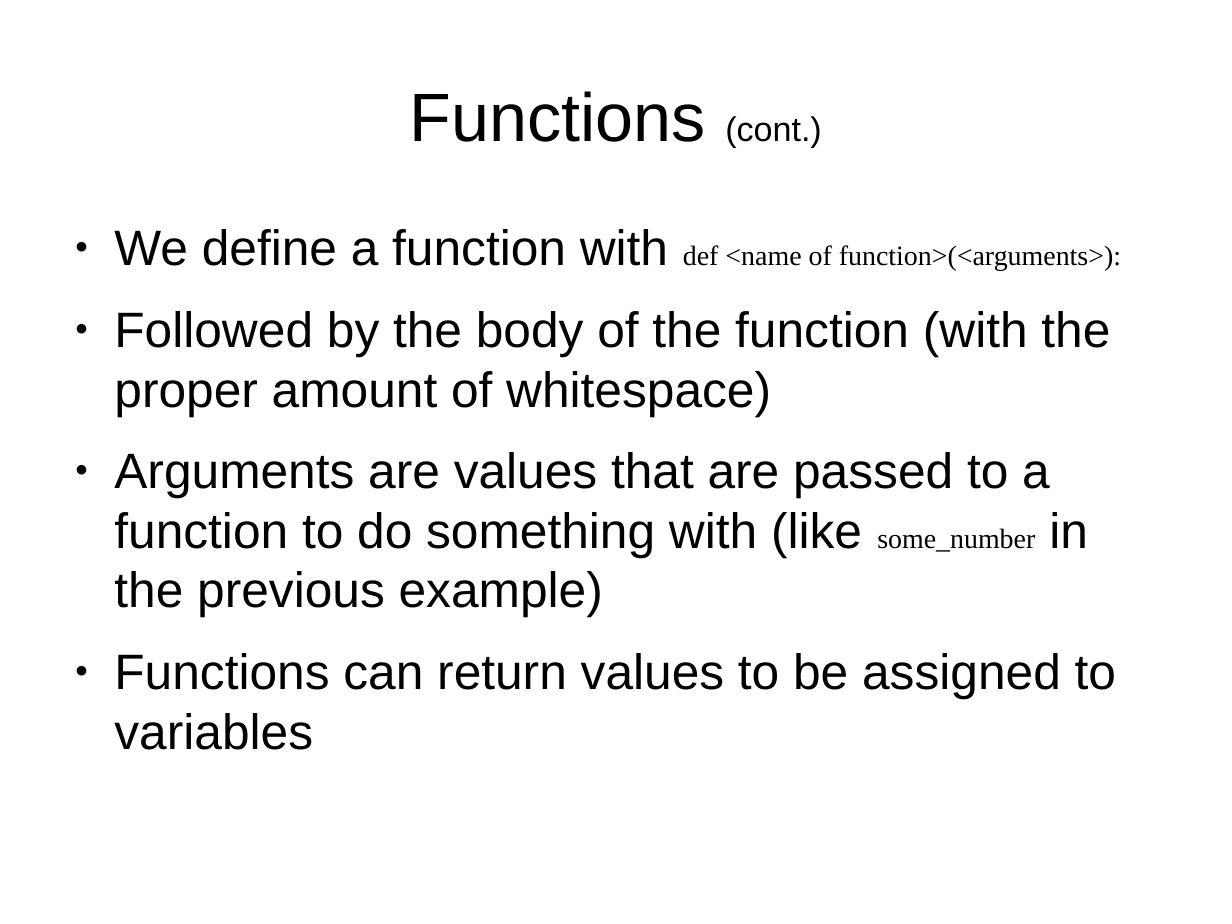
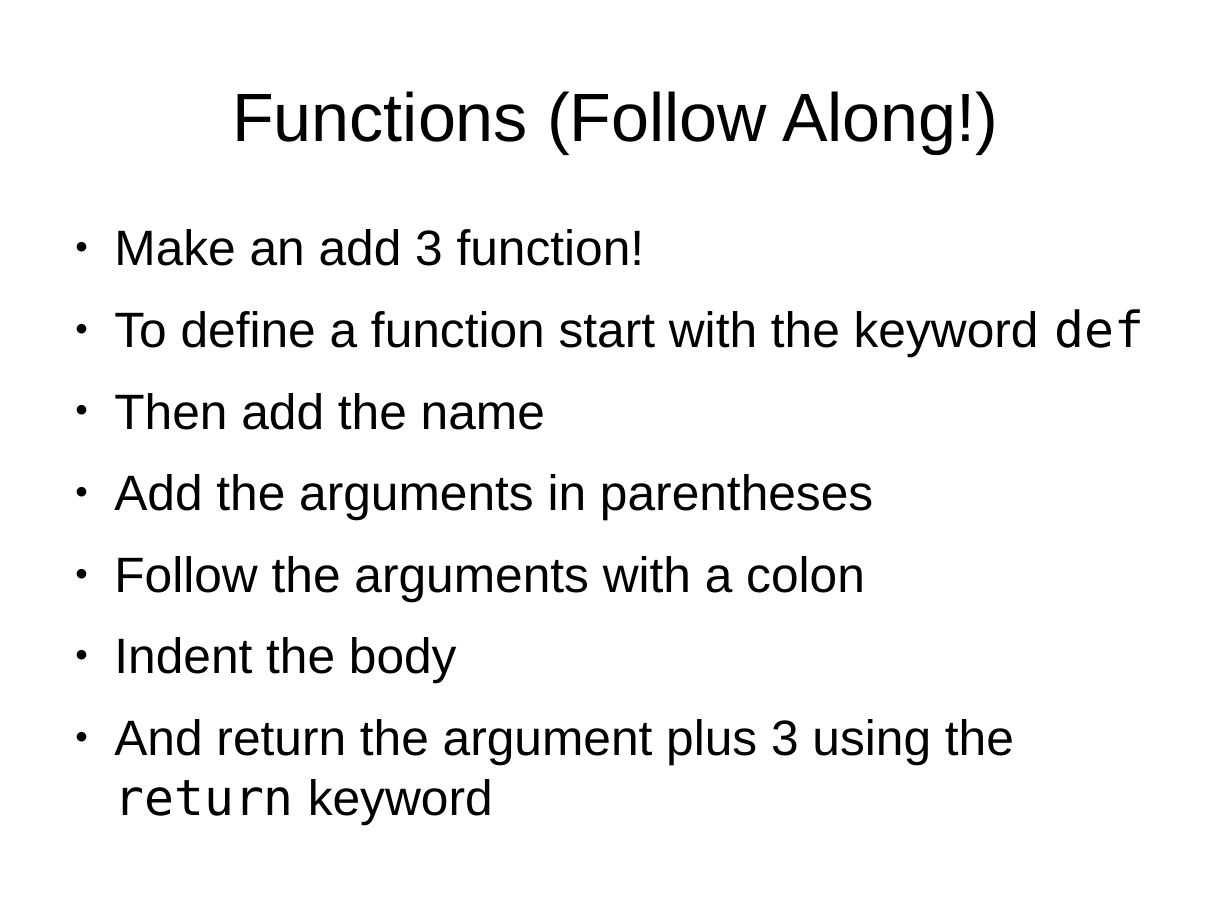
Before and after one commit to bradfordbarr/HacDC-Intro-to-Programming, a slide deck: slide 4 of class_2/class_2.odp. Drawn at 1232x924 pixels with LibreOffice and Linux fonts; fonts in the diff are those of the drawing. Boxes give left, top, right and bottom in pixels: in the first picture for what was removed or moved away, otherwise in the second. Text is boxed around its words. In the diff, an @@ line names an element or a change of style, - is before the commit and + after.

```diff
--- a/class_2/class_2.odp
+++ b/class_2/class_2.odp
@@ title at [232, 91, 998, 153]: text changed @@
-Functions (cont.)
+Functions (Follow Along!)
@@ text at [114, 229, 1144, 824]: text changed @@
-● We define a function with def <name of function>(<arguments>):
-● Followed by the body of the function (with the proper amount of whitespace)
-● Arguments are values that are passed to a function to do something with (like some_number in the previous example)
-● Functions can return values to be assigned to variables
+● Make an add 3 function!
+● To define a function start with the keyword def
+● Then add the name
+● Add the arguments in parentheses
+● Follow the arguments with a colon
+● Indent the body
+● And return the argument plus 3 using the return keyword
```
Also in this commit, not shown: 3 other slides changed, 2 slides added, 1 other file.
